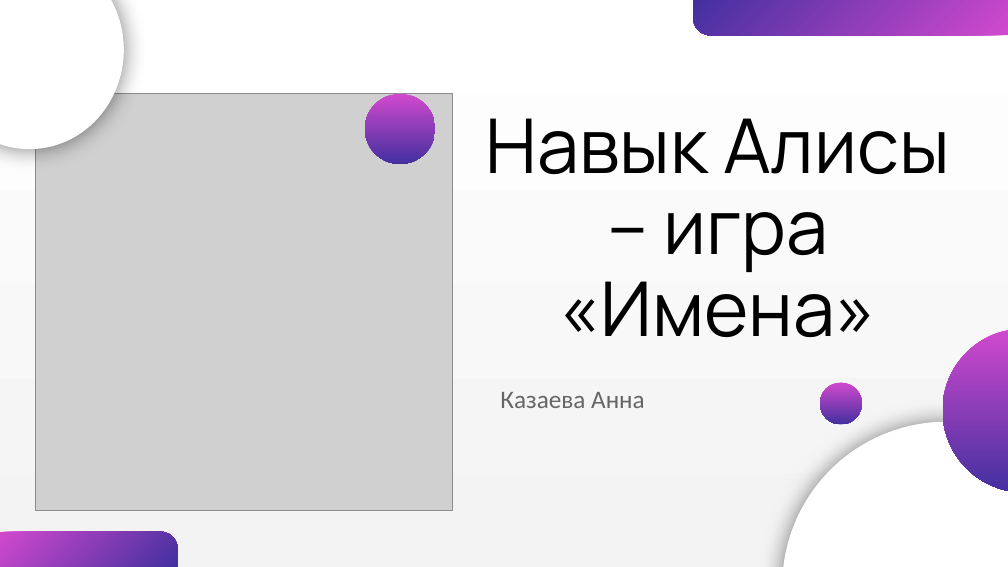
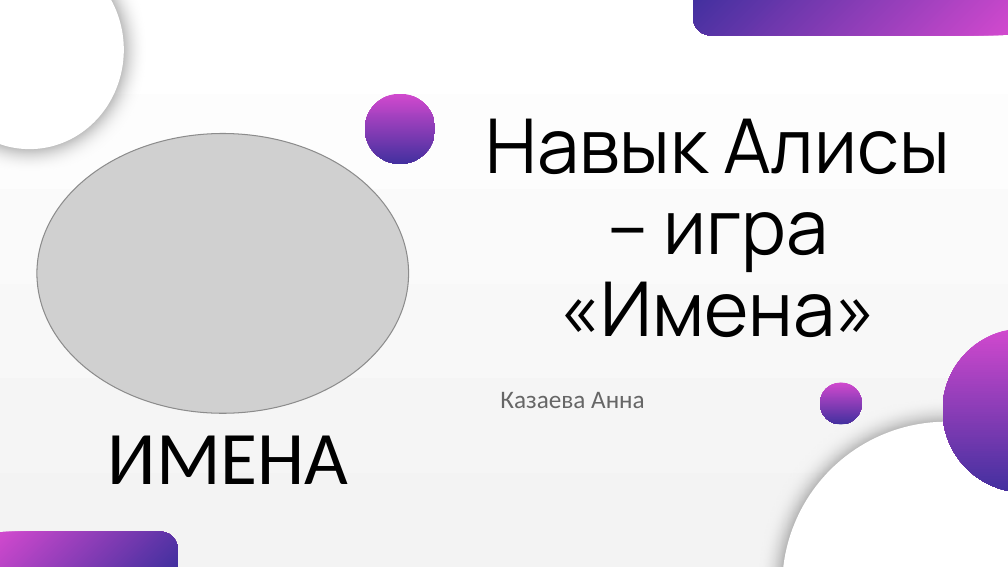
Before and after one commit to Ann166103/The_names, a slide deck: slide 1 of Имена.pptx. Drawn at 1008x567 pixels with LibreOffice and Linux fonts; fonts in the diff are those of the drawing; grey boxes stand for pictures. Boxes give left, top, right and bottom in pixels: in the first picture for what was removed or moved away, otherwise in the second. Text is boxed around its words. In the diff, an @@ line names an element or a change of style, - is before the commit and + after.

```diff
--- a/Имена.pptx
+++ b/Имена.pptx
@@ picture: place and size @@
-picture at (35, 94, 453, 511)
+picture at (37, 133, 409, 413)
@@ text added at (108, 435, 349, 484), 54 pt, text #000000 @@
+ИМЕНА
```
Also in this commit, not shown: 5 other files.
